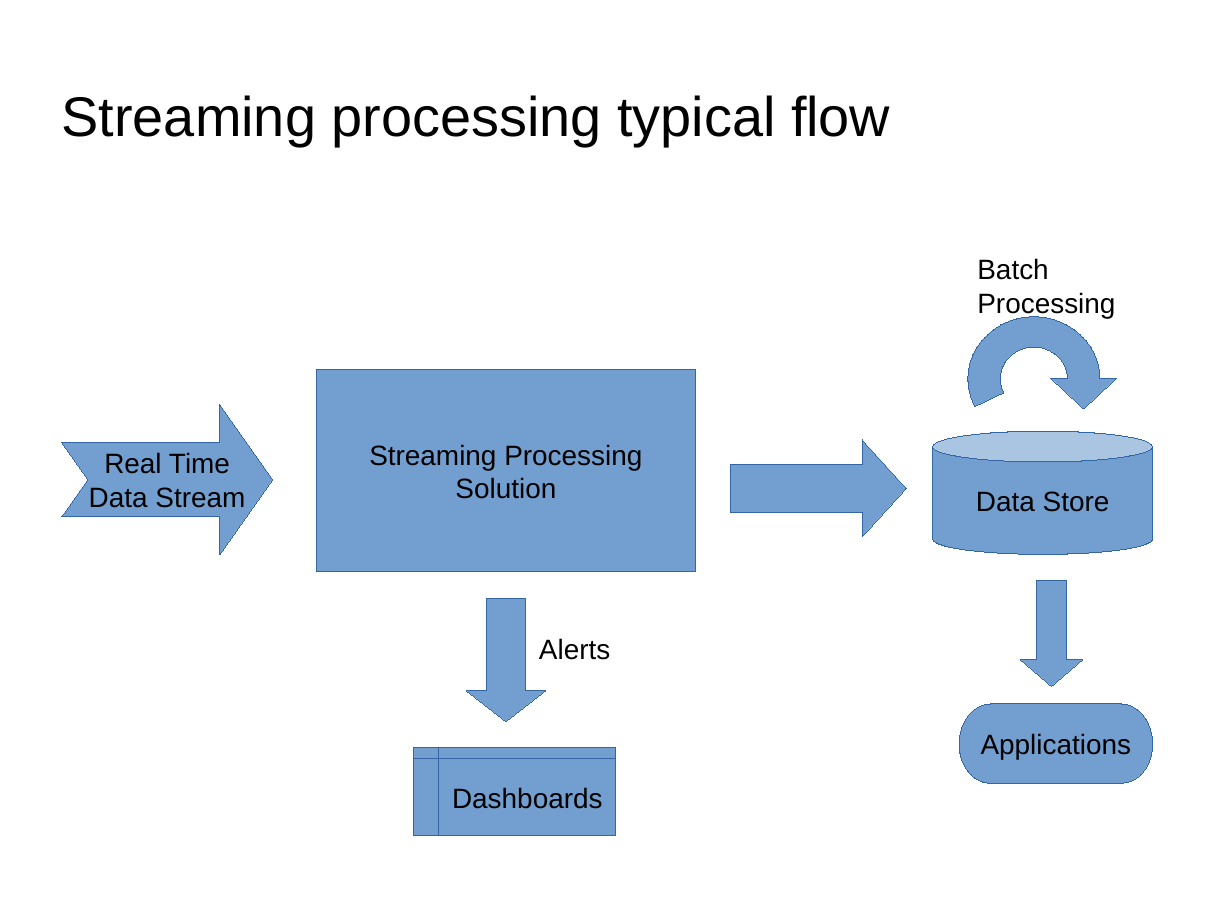
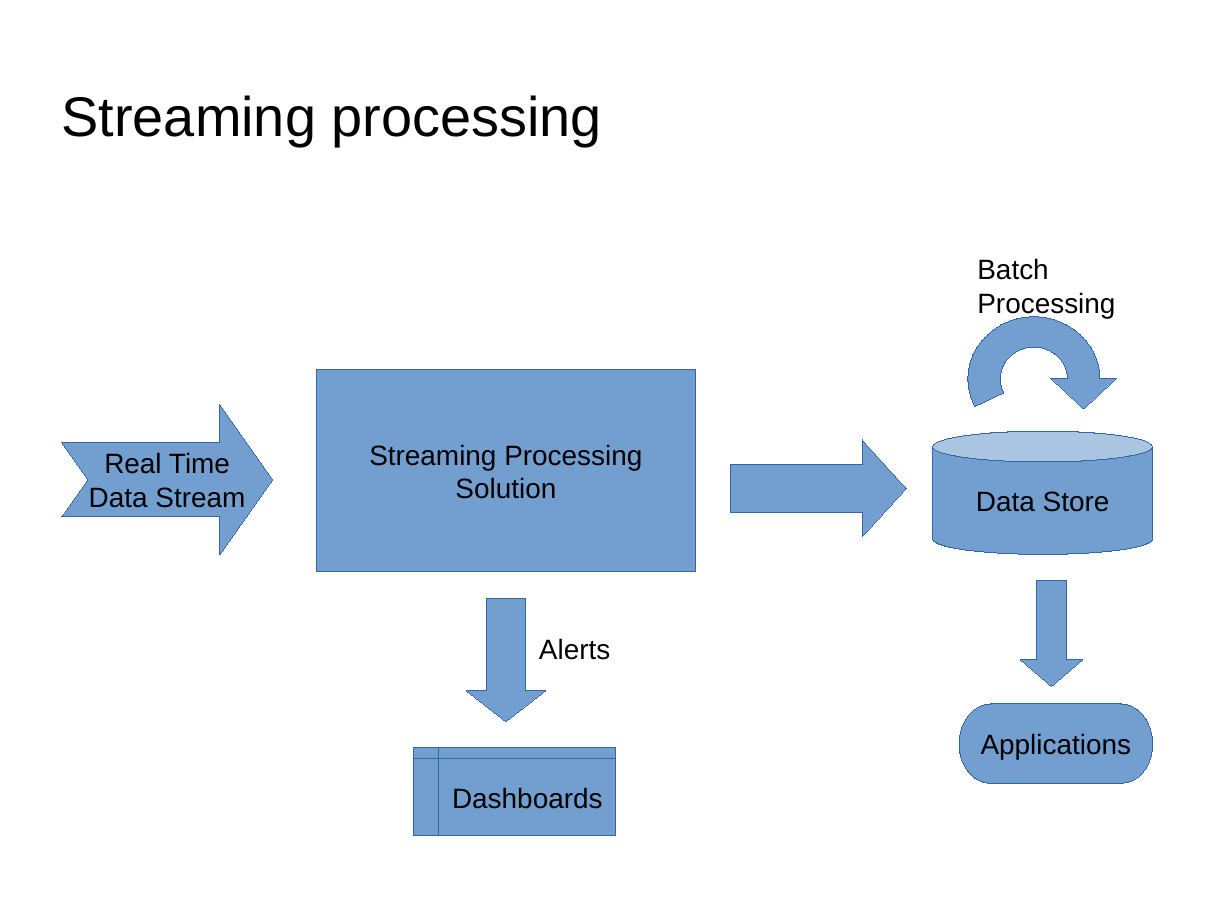
Before and after one commit to qiozas/Documents, a slide deck: slide 19 of fosscomm-2016/Big Data Streaming - FOSSCOMM 2016.odp. Drawn at 1232x924 pixels with LibreOffice and Linux fonts; fonts in the diff are those of the drawing; background and template pictures are left out. Boxes give left, top, right and bottom in pixels: in the first picture for what was removed or moved away, otherwise in the second. Text is boxed around its words. In the diff, an @@ line names an element or a change of style, - is before the commit and + after.

```diff
--- a/fosscomm-2016/Big Data Streaming - FOSSCOMM 2016.odp
+++ b/fosscomm-2016/Big Data Streaming - FOSSCOMM 2016.odp
@@ title at (62, 95, 602, 146): text changed @@
-Streaming processing typical flow
+Streaming processing
```
Also in this commit, not shown: 10 other slides changed, 1 slide added.
